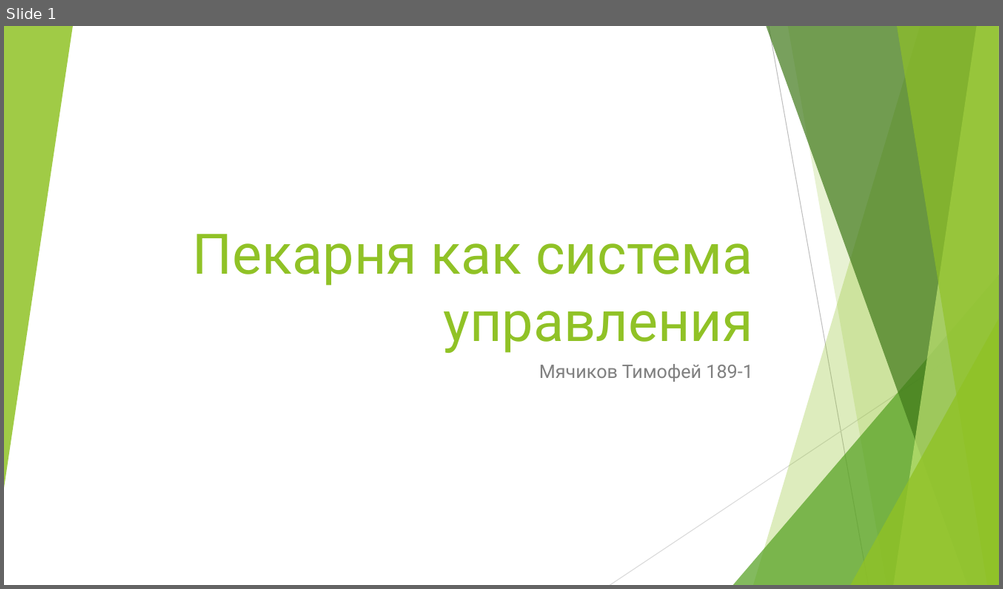
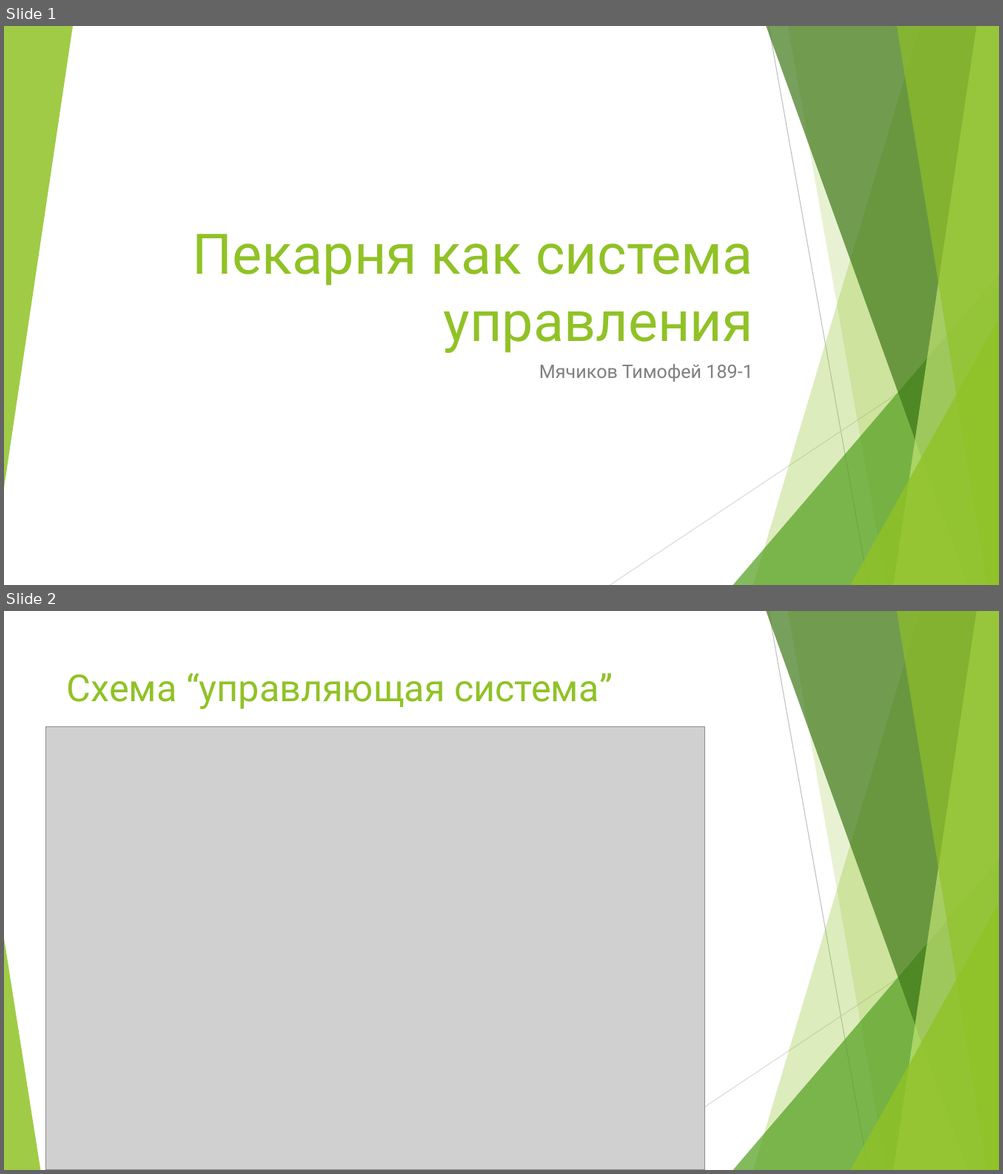
Before and after one commit to Mita57/uni_stuff, a slide deck: Year_2/ТСиСА/лаба3.pptx. Shown one above the other, each under a label of ours: slide 1 before the commit, slides 1 and 2 after it. The pictures are 1003x589 and 1003x1174 pixels, drawn with LibreOffice and Linux fonts; fonts in the diff are those of the drawing; grey boxes stand for pictures. Boxes give left, top, right and bottom in pixels: in the first picture for what was removed or moved away, otherwise in the second. Text is boxed around its words. In the diff, an @@ line names an element or a change of style, - is before the commit and + after.

```diff
--- a/Year_2/ТСиСА/лаба3.pptx
+++ b/Year_2/ТСиСА/лаба3.pptx
@@ slide 2 added at bbox=[4, 611, 999, 1170], background #FFFFFF; not listed: 9 template elements that a slide beside it also shows @@
@@ title added at bbox=[67, 673, 612, 709], 36 pt, text #90C226 @@
+Схема “управляющая система”
@@ picture added at bbox=[45, 726, 705, 1170] @@
@@ triangle added at bbox=[4, 939, 40, 1170], fill #90C226 at 85% opacity @@
```
Also in this commit, not shown: 1 other slide added.
